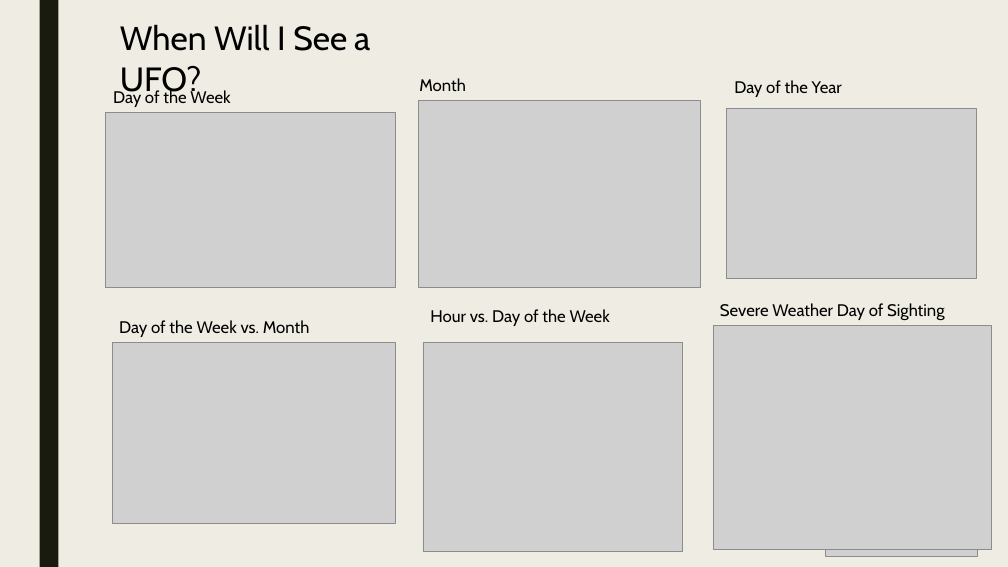
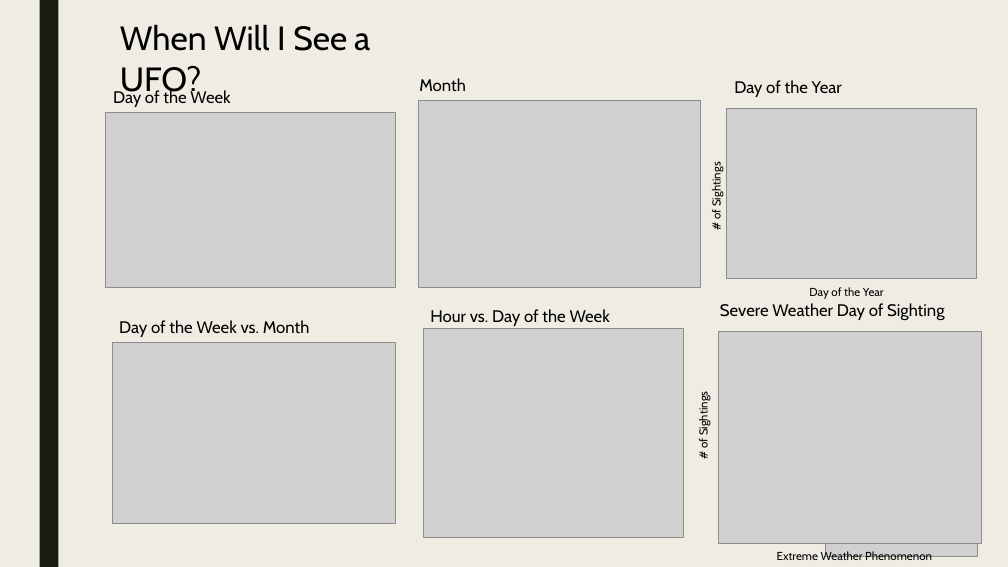
Before and after one commit to Preetikasri/UFO-Sightings-Analysis, a slide deck: slide 8 of ufo_presentation_v3.pptx. Drawn at 1008x567 pixels with LibreOffice and Linux fonts; fonts in the diff are those of the drawing; grey boxes stand for pictures. Boxes give left, top, right and bottom in pixels: in the first picture for what was removed or moved away, otherwise in the second. Text is boxed around its words. In the diff, an @@ line names an element or a change of style, - is before the commit and + after.

```diff
--- a/ufo_presentation_v3.pptx
+++ b/ufo_presentation_v3.pptx
@@ text added at [709,166,723,219], 11 pt, text #000000 @@
+# of Sightings
@@ text added at [809,287,884,299], 11 pt, text #000000 @@
+Day of the Year
@@ picture: place and size @@
-picture at [423,343,683,551]
+picture at [424,329,684,538]
@@ picture: place and size @@
-picture at [714,325,992,549]
+picture at [718,332,982,544]
@@ text added at [696,395,710,448], 11 pt, text #000000 @@
+# of Sightings
@@ text added at [777,551,932,560], 11 pt, text #000000 @@
+Extreme Weather Phenomenon
```
Also in this commit, not shown: 4 other slides changed, 1 slide added, 1 slide removed.
